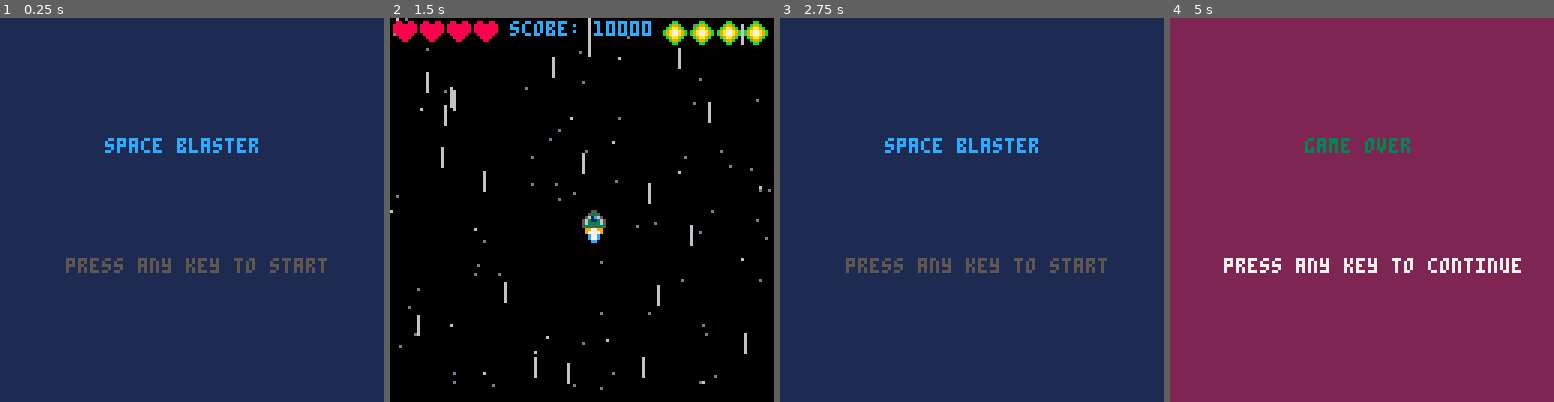
Above: before the commit, frames 1-4 (left to right).
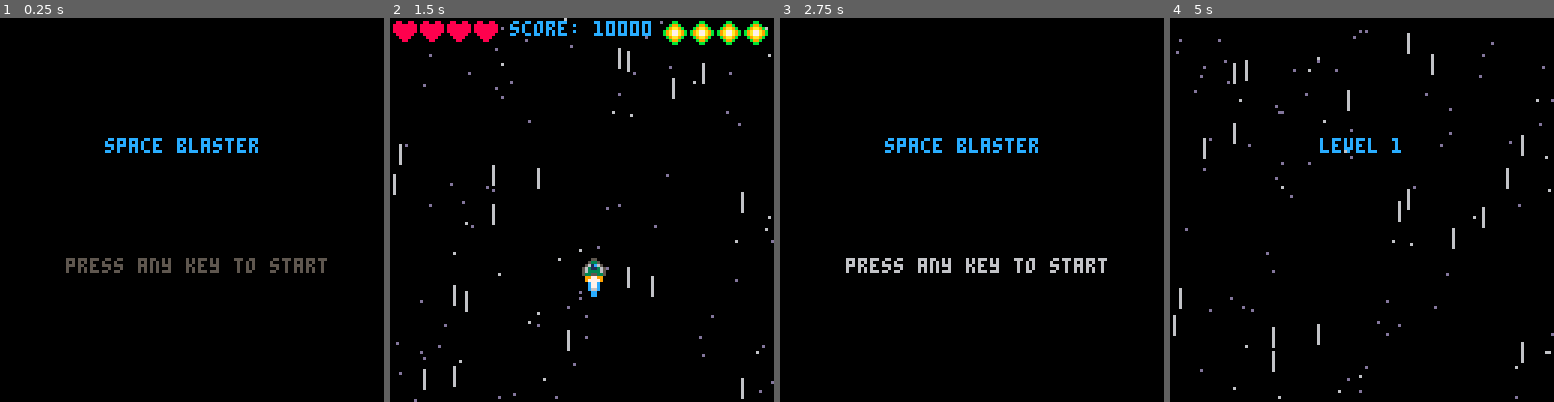
Above: after the commit, the same moments.

Repository: simonanger/pico8_shmup
Game: PICO-8 cartridge shmup.p8
Same seed, same stepped clock (60 frames per second), same inputs: the game is played once before the commit and once after it.
Inputs:
- Up to frame 1 (0.25 s): no input
- Up to frame 2 (1.5 s): tap O (Z key) at 0.33, 0.7, 1.43 s; tap X (X key) at 1.07 s
- Up to frame 3 (2.75 s): hold Left 1.97-2.37 s; tap X (X key) at 2.07, 2.4, 2.73 s; tap O (Z key) at 2.22 s; hold Down from 2.42 s (still down)
- Up to frame 4 (5 s): release Down at 2.82 s; hold Right 2.87-3.53 s; tap X (X key) every 0.33 s from 3.07 to 4.73 s; tap O (Z key) at 3.1, 3.98, 4.87 s; hold Up 3.58-4.08 s; hold Right 4.13-4.53 s; hold Down from 4.58 s (still down)

The runs differ from the first frame. In frame 1, 98% of the frame differs, in the area x 0-100%, y 0-100%; in frame 2, 3.4%; in frame 3, 99%; in frame 4, 100%.

Commit message:
now have a level page

Diff:
--- a/shmup.p8
+++ b/shmup.p8
@@ -8,6 +8,15 @@
  mode="start"
  blinkt=1
 
+ starx={}
+ stary={}
+ starspd={}
+ for i=1,100 do
+ 	add(starx,flr(rnd(128)))
+ 	add(stary,flr(rnd(128)))
+ 	add(starspd,rnd(1.5)+0.5)
+ end
+
 end
 
 function _update()
@@ -19,6 +28,8 @@
   update_start()
  elseif mode=="over" then
   update_over()
+ elseif mode=="level" then
+  update_level()
  end
 end
 
@@ -29,6 +40,8 @@
   draw_start()
  elseif mode=="over" then
   draw_over()
+ elseif mode=="level" then
+  draw_level()
  end
 end
 
@@ -36,7 +49,7 @@
  mode="game"
 
  shipx=64
- shipy=64
+ shipy=80
 
  shipsx=0
  shipsy=0
@@ -58,7 +71,7 @@
 
  lives=4
  bombs=4
-
+ --[[
  starx={}
  stary={}
  starspd={}
@@ -67,7 +80,7 @@
  	add(stary,flr(rnd(128)))
  	add(starspd,rnd(1.5)+0.5)
  end
-
+ ]]--
 end
 -->8
 -- tools
@@ -103,12 +116,19 @@
 end
 
 function blink()
- local banim={5,5,6,6,7,7,6,6,5,5}
+ local banim={5,5,5,5,5,5,5,5,5,5,5,6,6,7,7,6,6,5,5}
 
 	if blinkt>#banim then
 	 blinkt=1
 	end
  return banim[blinkt]
+end
+
+function wait(_wait)
+repeat
+_wait-=1
+flip()
+until _wait<0
 end
 -->8
 -- update
@@ -203,8 +223,13 @@
 
 function update_start()
  if btnp(4) or btnp(5) then
+  mode="level"
+ end
+end
+
+function update_level()
+  wait(30)
   startgane()
- end
 end
 
 function update_over()
@@ -253,16 +278,22 @@
 end
 
 function draw_start()
- cls(1)
+ cls(0)
  print("space blaster",35,40,12)
  print("press any key to start",22,80,blink())
 
+end
+
+function draw_level()
+ cls(0)
+ print("level 1",50,40,12)
+ starfield()
 end
 
 function draw_over()
  cls(2)
  print("game over",45,40,3)
- print("press any key to continue",18,80,7)
+ print("press any key to continue",18,80,blink())
 
 end
 __gfx__
